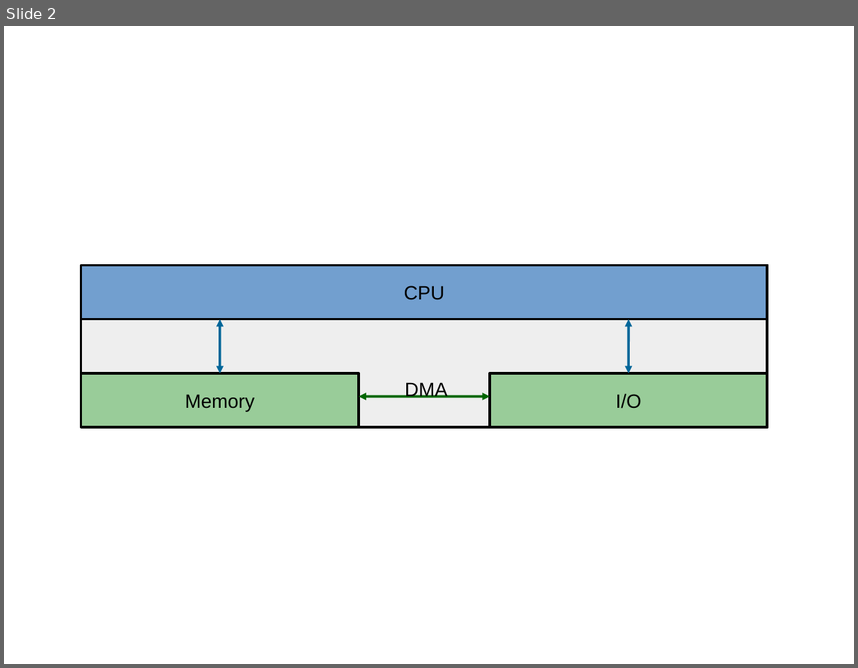
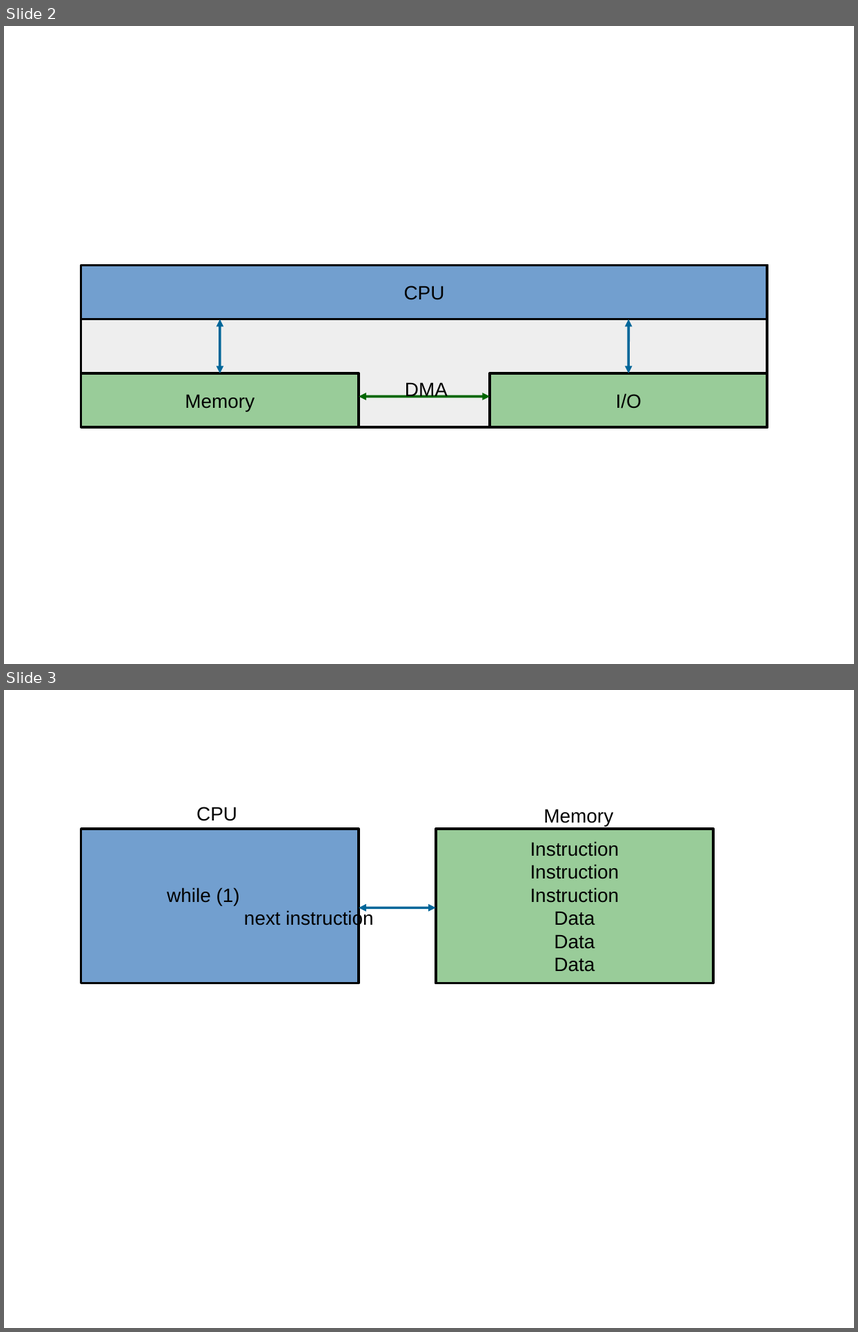
Before and after one commit to davidiw/os-website, a slide deck: lectures/images/images.odp. Shown one above the other, each under a label of ours: slide 2 before the commit, slides 2 and 3 after it. The pictures are 858x668 and 858x1332 pixels, drawn with LibreOffice and Linux fonts; fonts in the diff are those of the drawing. Boxes give left, top, right and bottom in pixels: in the first picture for what was removed or moved away, otherwise in the second. Text is boxed around its words. In the diff, an @@ line names an element or a change of style, - is before the commit and + after.

```diff
--- a/lectures/images/images.odp
+++ b/lectures/images/images.odp
@@ slide 3 added at bbox=[4, 690, 854, 1328], background #FFFFFF @@
@@ text added at bbox=[197, 807, 237, 821], 18 pt, text #000000 @@
+CPU
@@ text added at bbox=[544, 809, 613, 826], 18 pt, text #000000 @@
+Memory
@@ rectangle added at bbox=[81, 829, 359, 983], fill #729FCF, outline #000000 2.3 pt, 18 pt, text #000000 @@
+while (1)
+next instruction
@@ rectangle added at bbox=[436, 829, 714, 983], fill #99CC99, outline #000000 2.3 pt, 18 pt, text #000000 @@
+Instruction
+Instruction
+Instruction
+Data
+Data
+Data
@@ double arrow added from (436, 907) to (359, 907), #006699 2.3 pt @@
```
Also in this commit, not shown: 3 other slides added, 11 other files.
